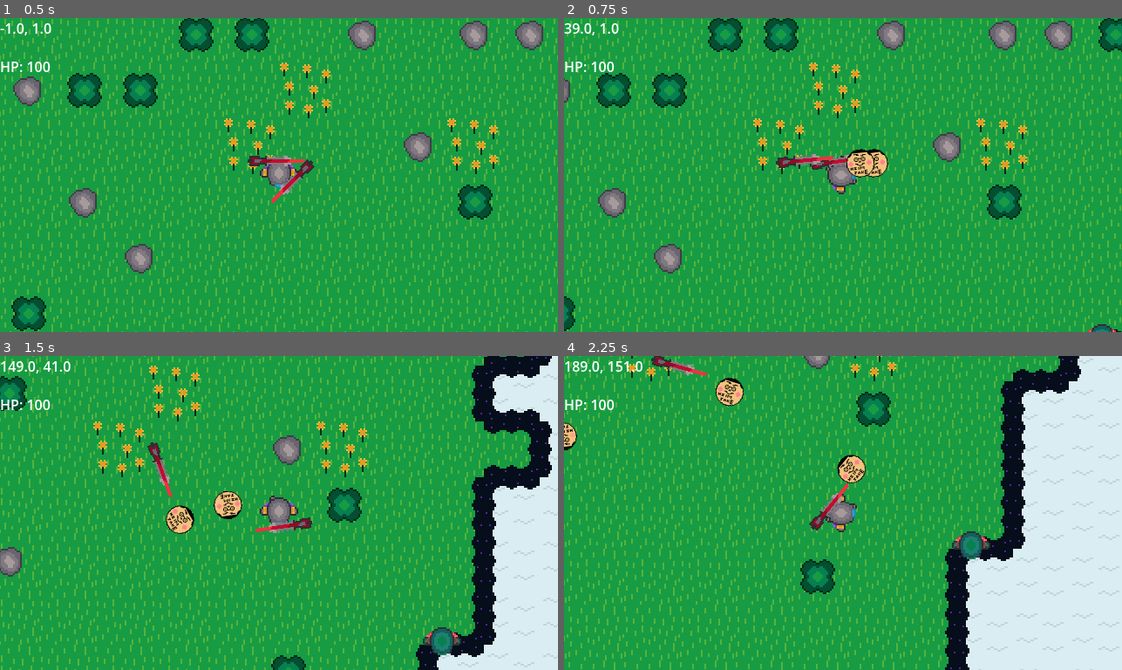
Above: before the commit, frames 1-4 (two rows, left to right).
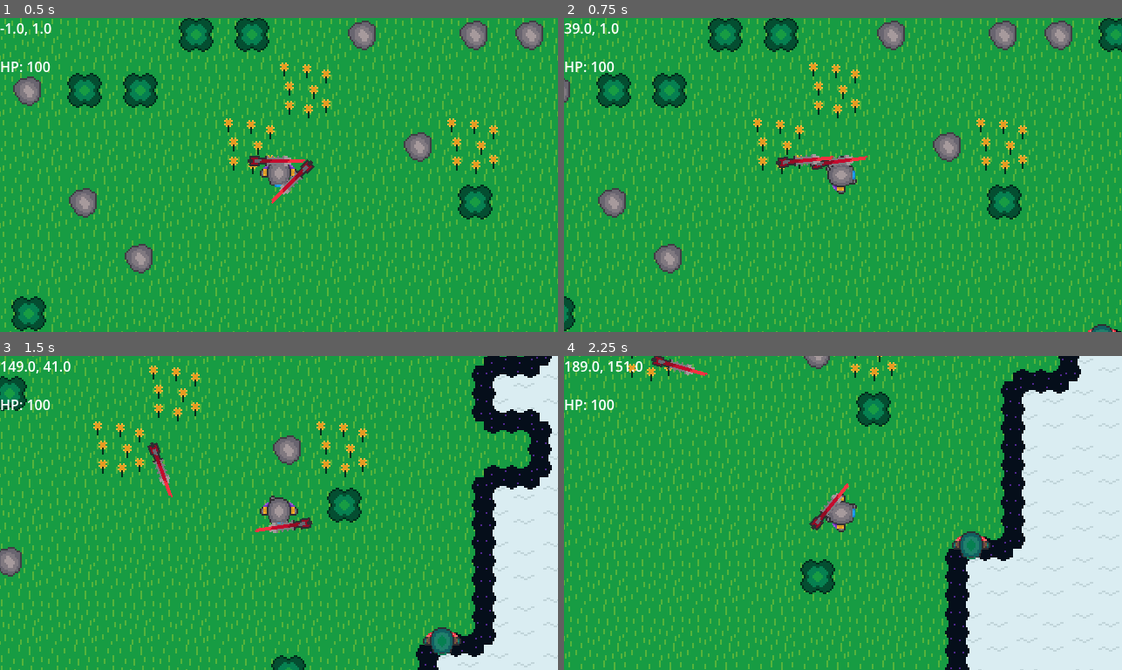
Above: after the commit, the same moments.

Repository: coder1015/real-roguelite
Game: Godot game, scene res://Scenes/Main.tscn
Same seed, same stepped clock (60 frames per second), same inputs: the game is played once before the commit and once after it.
Inputs (mouse positions are in pixels of both pictures, inside the frame that each line leads up to):
- Up to frame 1 (0.5 s): no input
- Up to frame 2 (0.75 s): tap Enter at 0.5 s; move the mouse to (965, 159) at 0.52 s; hold D (move_right) from 0.53 s (still down); click (965, 159) at 0.6 s
- Up to frame 3 (1.5 s): move the mouse to (167, 528) at 1.27 s; release D (move_right) at 1.28 s; hold S (move_down) from 1.28 s (still down); click (167, 528) at 1.35 s
- Up to frame 4 (2.25 s): move the mouse to (898, 443) at 2.02 s; release S (move_down) at 2.03 s; hold D (move_right) from 2.03 s (still down); click (898, 443) at 2.1 s

Frame 1 is identical in both runs. In frame 2, 0.6% of the frame differs, in the area x 50-59%, y 41-51%; in frame 3, 0.7%; in frame 4, 0.9%, in the area x 0-55%, y 6-41%.

Commit message:
Base weapon

Diff:
--- /dev/null
+++ b/real-roguelike-godot-name/Scripts/base_weapon.gd
@@ -0,0 +1,22 @@
+class_name BaseWeapon
+extends Node2D
+
+@export var weapon_label: String = "Weapon"
+@export var damage: int = 20
+@export var attack_speed: float = 1.0
+@export var knockback_force: float = 200.0
+
+var _cooldown: float = 0.0
+
+func _process(delta: float) -> void:
+	if _cooldown > 0:
+		_cooldown -= delta
+
+func try_attack(target_pos: Vector2) -> void:
+	if _cooldown > 0:
+		return
+	_cooldown = 1.0 / attack_speed
+	_do_attack(target_pos)
+
+func _do_attack(target_pos: Vector2) -> void:
+	push_error(weapon_label + ": _do_attack() not implemented")
--- a/real-roguelike-godot-name/Scripts/gun.gd
+++ b/real-roguelike-godot-name/Scripts/gun.gd
@@ -1,19 +1,17 @@
-extends Node2D
+class_name Gun
+extends BaseWeapon
 
 const PROJECTILE = preload("res://Scenes/projectile.tscn")
-
 @onready var muzzle: Marker2D = $Marker2D
 
-func _process(delta: float):
+func _process(delta: float) -> void:
+	super._process(delta)
 	look_at(get_global_mouse_position())
 	rotation_degrees = wrap(rotation_degrees, 0, 360)
-	#if rotation_degrees > 90 and rotation_degrees < 270:
-		#scale.y = -1
-	#else:
-		#scale.y = 1
 
-	if Input.is_action_just_pressed("shoot_projectile"):
-		var projectile_instance = PROJECTILE.instantiate()
-		get_tree().root.add_child(projectile_instance)
-		projectile_instance.global_position = muzzle.global_position
-		projectile_instance.rotation = rotation
+func _do_attack(target_pos: Vector2) -> void:
+	var projectile_instance = PROJECTILE.instantiate()
+	get_tree().root.add_child(projectile_instance)
+	projectile_instance.global_position = muzzle.global_position
+	projectile_instance.rotation = rotation
+	projectile_instance.get_node("Hitbox").damage = damage
Not shown, added: real-roguelike-godot-name/Scripts/base_weapon.gd.uid
